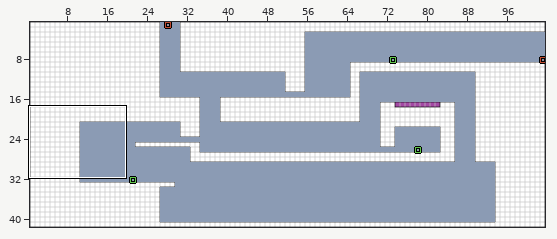
Two versions of a level (LDtk project, Snorkelkat/Assets/LevelDesign/Prototype3LevelDesign.ldtk). The first picture is a wide view before the edit; the outline marks the close-up.
Close-up. Earlier state:
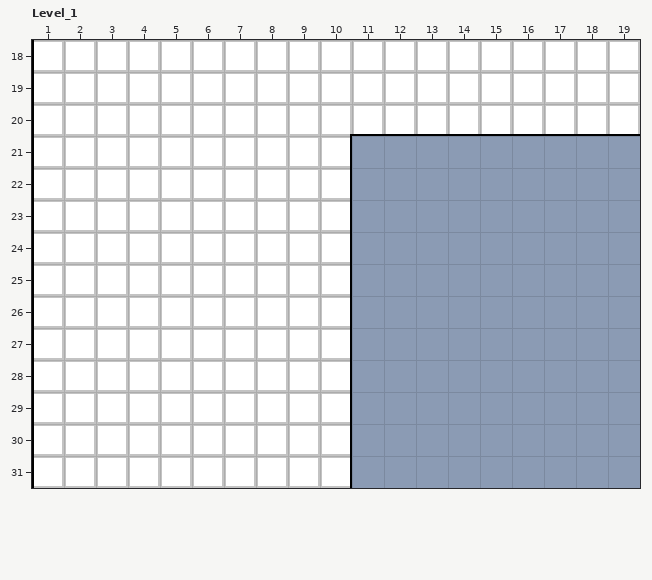
Cells are 16x16 px. Shown: Level_1 x 1..19, y 18..31. The commit also changed other parts of the map, which this record leaves out.
After the commit:
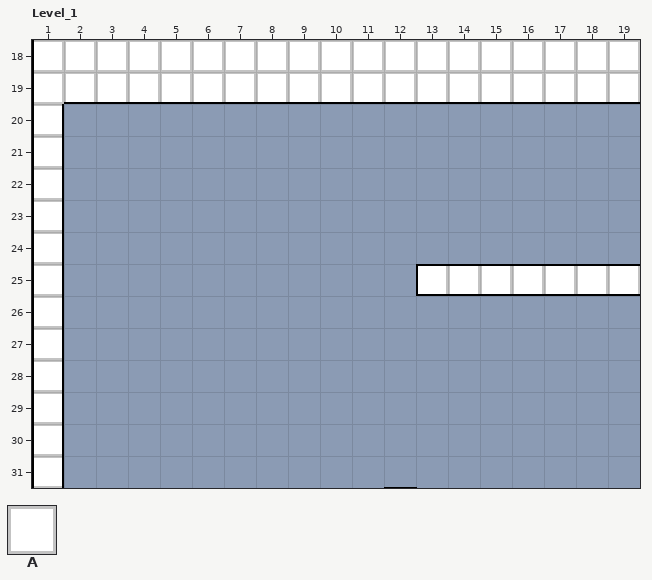
Key: from "Ground": A 1 "normaltile".
_ is an empty cell, . an unchanged one.
What changed:
--- layer "Ground"
@@ x 2..19 @@
-20 AAAAAAAAAAAAAAAAAA
-21 AAAAAAAAA.........
-22 AAAAAAAAA.........
-23 AAAAAAAAA.........
-24 AAAAAAAAA.........
-25 AAAAAAAAA.._______
-26 AAAAAAAAA.........
-27 AAAAAAAAA.........
-28 AAAAAAAAA.........
-29 AAAAAAAAA.........
-30 AAAAAAAAA.........
-31 AAAAAAAAA.........
+20 __________________
+21 _________.........
+22 _________.........
+23 _________.........
+24 _________.........
+25 _________..AAAAAAA
+26 _________.........
+27 _________.........
+28 _________.........
+29 _________.........
+30 _________.........
+31 _________.........
